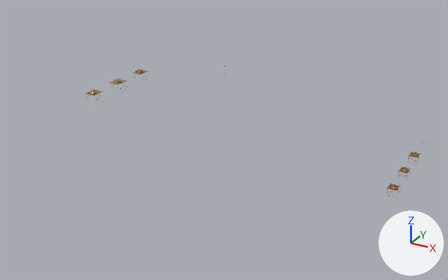
A saved change to the glTF model games/SinStarI/SourceAssets/Towns/Neris/NerisTownV1/Runtime/Neris-33.glb.
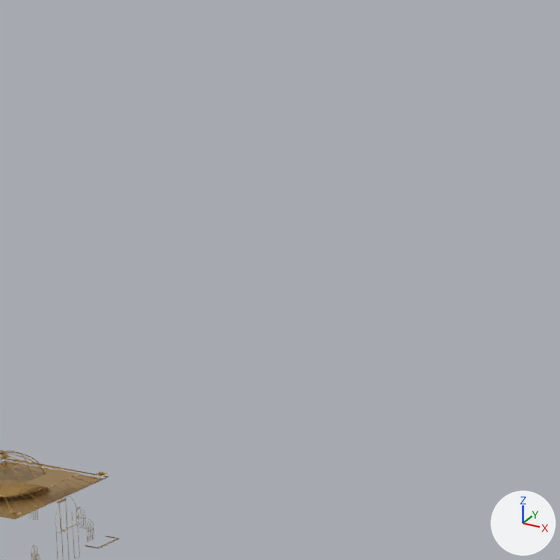
There are two pictures of each version: one whole from a 50 mm lens placed at (304.0, -528.0, 236.0), pointed at (58.0, -82.0, 13.0), one close up on the part from 31% to 42% of the width and 11% to 28% of the height. Arrows for +X, +Y and +Z are at lower right; the lights stay in place. The first two pictures are the older version. Vertices at exactly the same position are counted once.

Names of what the first close-up shows: 'Aged Gold'.
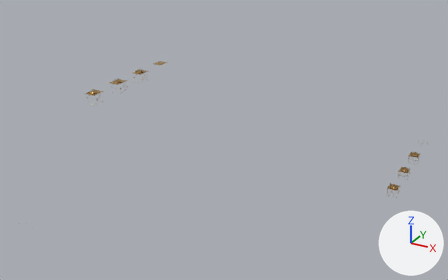
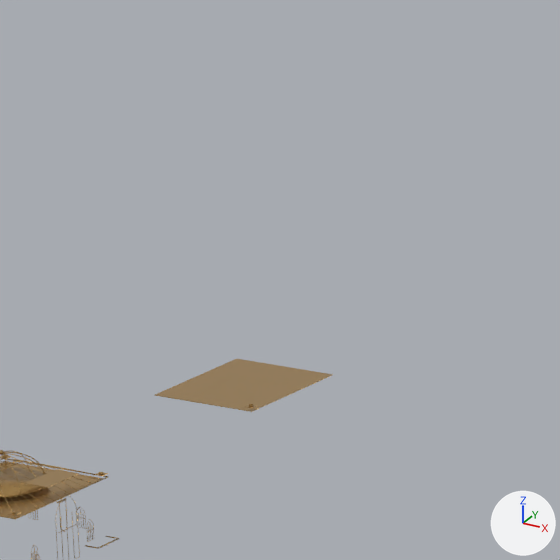
Changed parts and their boxes [x1, y1, x2, y2] in the close-ups (560 x 560 px):
'Aged Gold', reshaped: before [0, 450, 119, 560]; after [0, 359, 333, 560]
part 1 of me_aged_gold, added (orange): after [155, 359, 333, 412]

The change in detail:
me_aged_gold is used by ob_aged_gold; location (0.0, 0.0, 0.0).
me_aged_gold had 22646 vertices, 41808 faces and spanned x -133.0..217.0, y -95.0..54.0, z 1.0..17.0.
me_aged_gold now has 22705 vertices, 41952 faces and spans x -133.0..217.0, y -95.0..96.0, z 1.0..17.0.
me_aged_gold part 1: a new loose piece, a box spanning x -132.16..-119.84, y 80.34..95.66, z 12.61..12.67, in mat_aged_gold (orange #c49e61).
Other edits to the shape of me_aged_gold do not show in these pictures.
